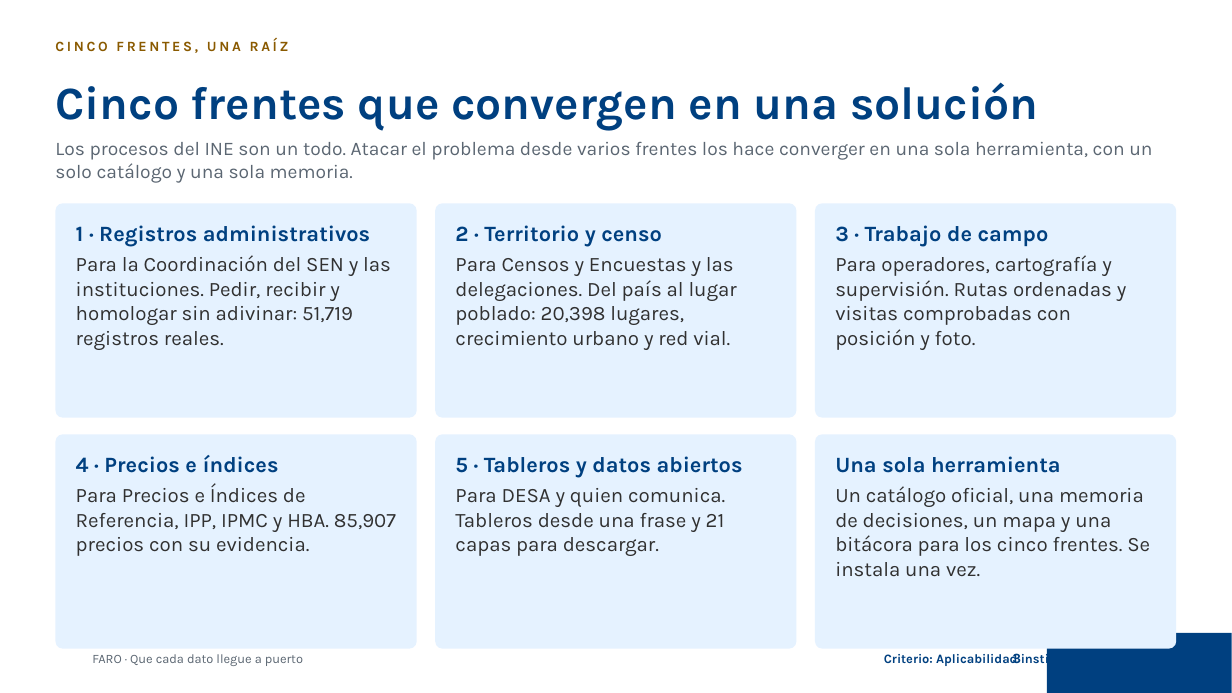
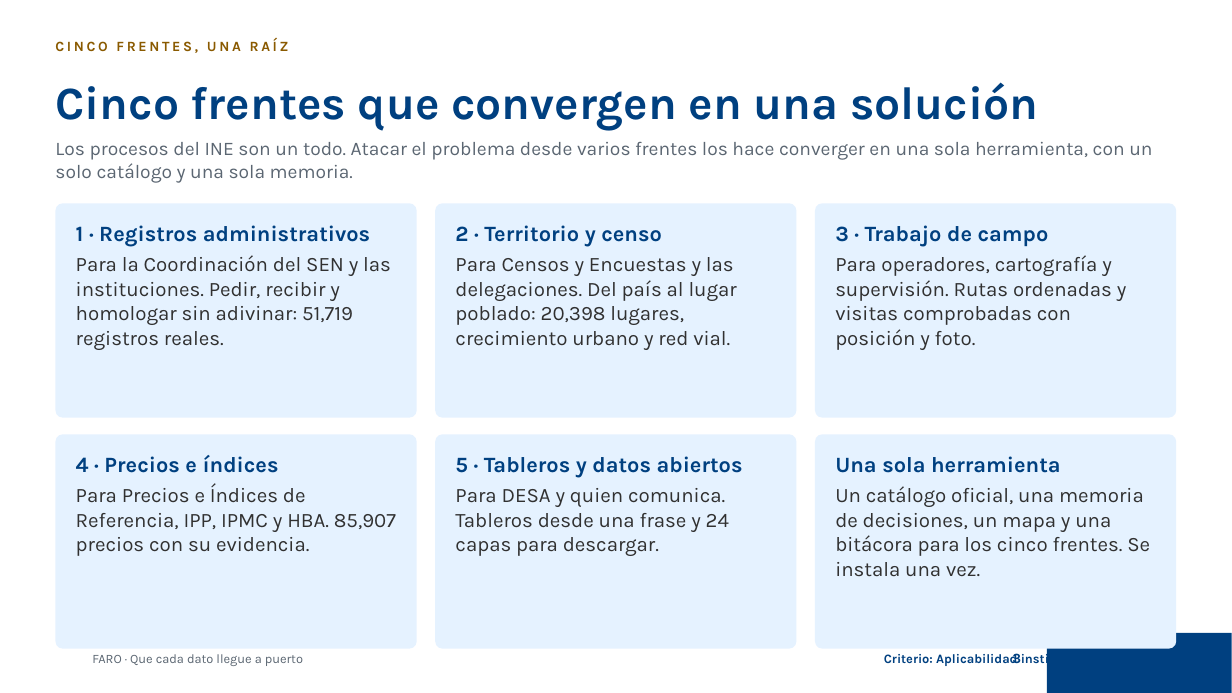
Before and after one commit to tono88/faro-ine-2026, a slide deck: slide 3 of entregables/FARO-presentacion.pptx. Drawn at 1232x693 pixels with LibreOffice and Linux fonts; fonts in the diff are those of the drawing; background and template pictures are left out. Boxes give left, top, right and bottom in pixels: in the first picture for what was removed or moved away, otherwise in the second. Text is boxed around its words. In the diff, an @@ line names an element or a change of style, - is before the commit and + after.

```diff
--- a/entregables/FARO-presentacion.pptx
+++ b/entregables/FARO-presentacion.pptx
@@ text at (455,488,729,556): text changed @@
-Para DESA y quien comunica. Tableros desde una frase y 21 capas para descargar.
+Para DESA y quien comunica. Tableros desde una frase y 24 capas para descargar.
```
Also in this commit, not shown: 5 other slides changed, 25 other files.
